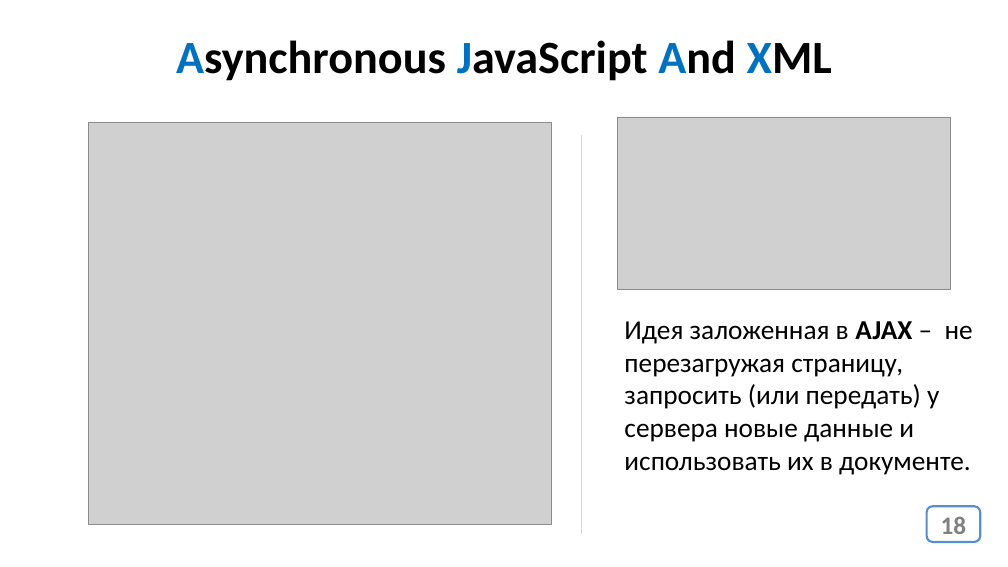
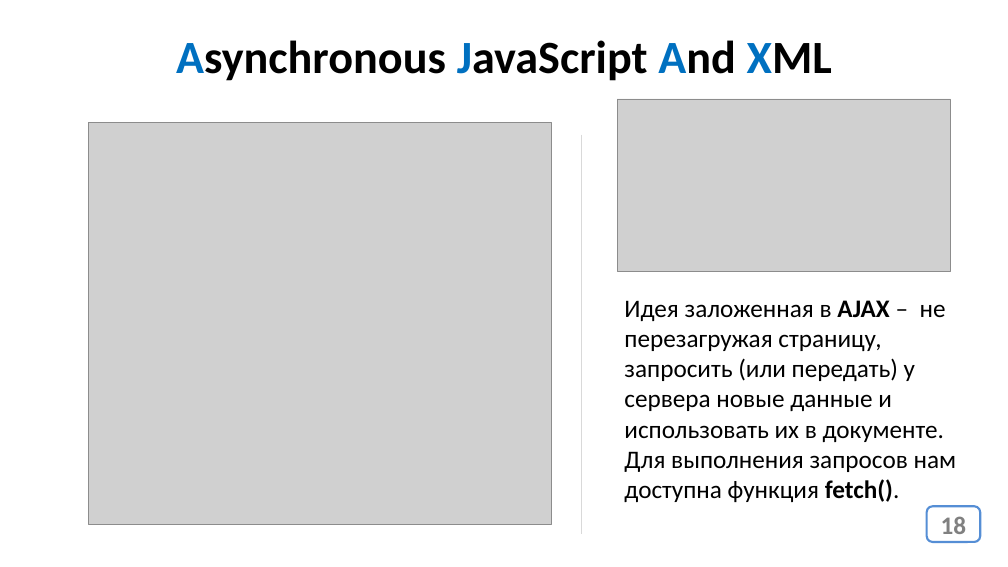
Before and after one commit to js-14-ort-dnipro/lesson02, a slide deck: slide 18 of lesson02.pptx. Drawn at 1008x567 pixels with LibreOffice and Linux fonts; fonts in the diff are those of the drawing; grey boxes stand for pictures. Boxes give left, top, right and bottom in pixels: in the first picture for what was removed or moved away, otherwise in the second. Text is boxed around its words. In the diff, an @@ line names an element or a change of style, - is before the commit and + after.

```diff
--- a/lesson02.pptx
+++ b/lesson02.pptx
@@ picture: place and size @@
-picture at (617, 117, 951, 290)
+picture at (617, 99, 951, 271)
@@ text at (624, 300, 957, 502): text changed; size 26 to 24 pt @@
-Идея заложенная в AJAX – не перезагружая страницу, запросить (или передать) у сервера новые данные и использовать их в документе.
+Идея заложенная в AJAX – не перезагружая страницу, запросить (или передать) у сервера новые данные и использовать их в документе. Для выполнения запросов нам доступна функция fetch().
```
Also in this commit, not shown: 3 other slides changed, 1 other file.
